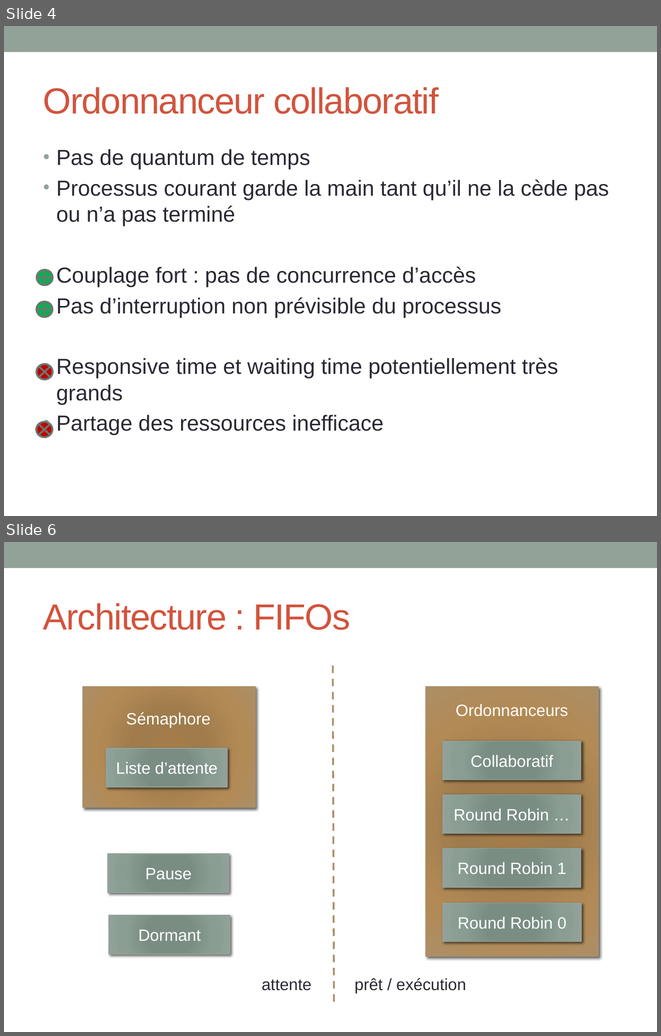
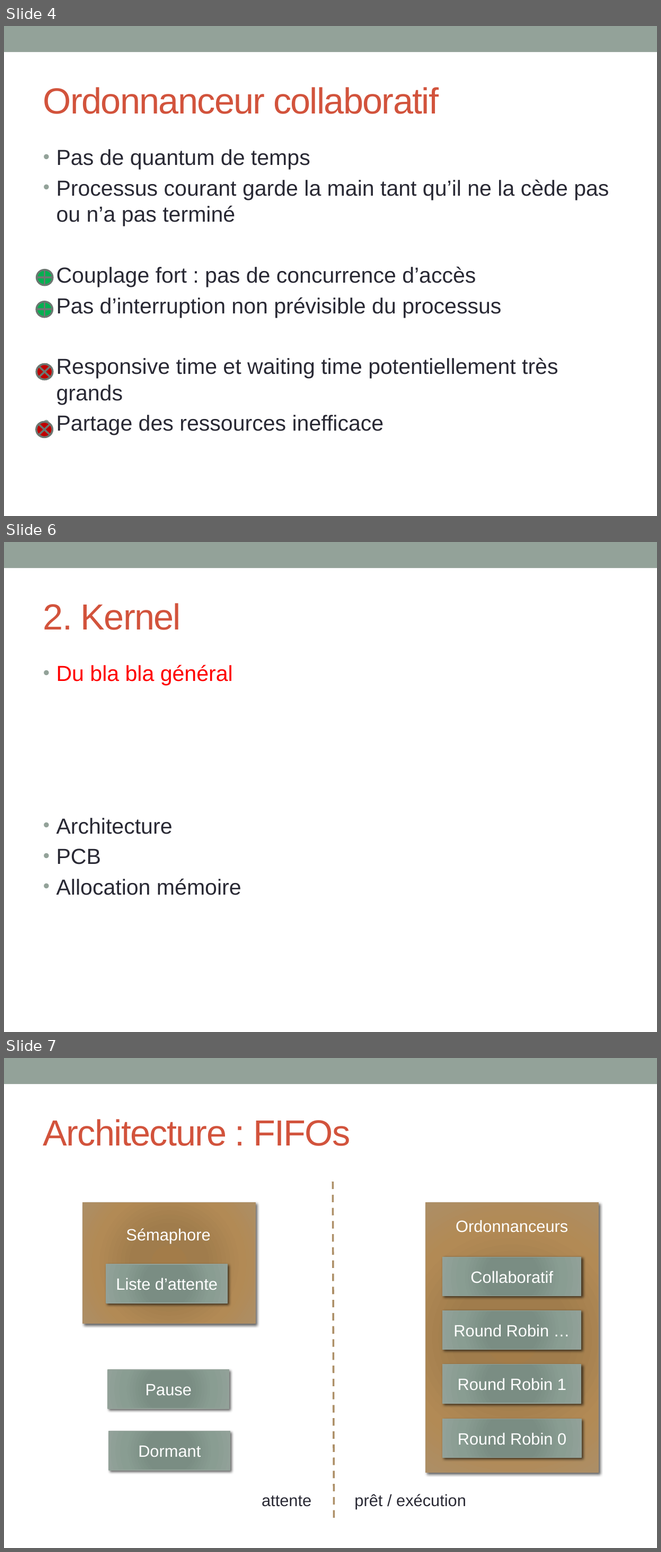
Before and after one commit to INSA-4IF-H4404-2013-2014/RaspiKernel, a slide deck: ppt/presentation.pptx. Shown one above the other, each under a label of ours: slides 4 and 6 before the commit, slides 4, 6 and 7 after it; the slides between them are not shown. The pictures are 661x1036 and 661x1552 pixels, drawn with LibreOffice and Linux fonts; fonts in the diff are those of the drawing. Boxes give left, top, right and bottom in pixels: in the first picture for what was removed or moved away, otherwise in the second. Text is boxed around its words. In the diff, an @@ line names an element or a change of style, - is before the commit and + after.

```diff
--- a/ppt/presentation.pptx
+++ b/ppt/presentation.pptx
@@ slide 6 added at (x1=4, y1=542, x2=657, y2=1032), background #FFFFFF; not listed: 1 template element that a slide beside it also shows @@
@@ title added at (x1=43, y1=603, x2=181, y2=630), 40 pt, text #D2533C @@
+2. Kernel
@@ text added at (x1=56, y1=664, x2=241, y2=895), 24 pt, text #292934 @@
+• Du bla bla général
+• Architecture
+• PCB
+• Allocation mémoire
@@ what was slide 6 is now slide 7 @@
```
Also in this commit, not shown: 2 slides changed, 1 other slide added.
